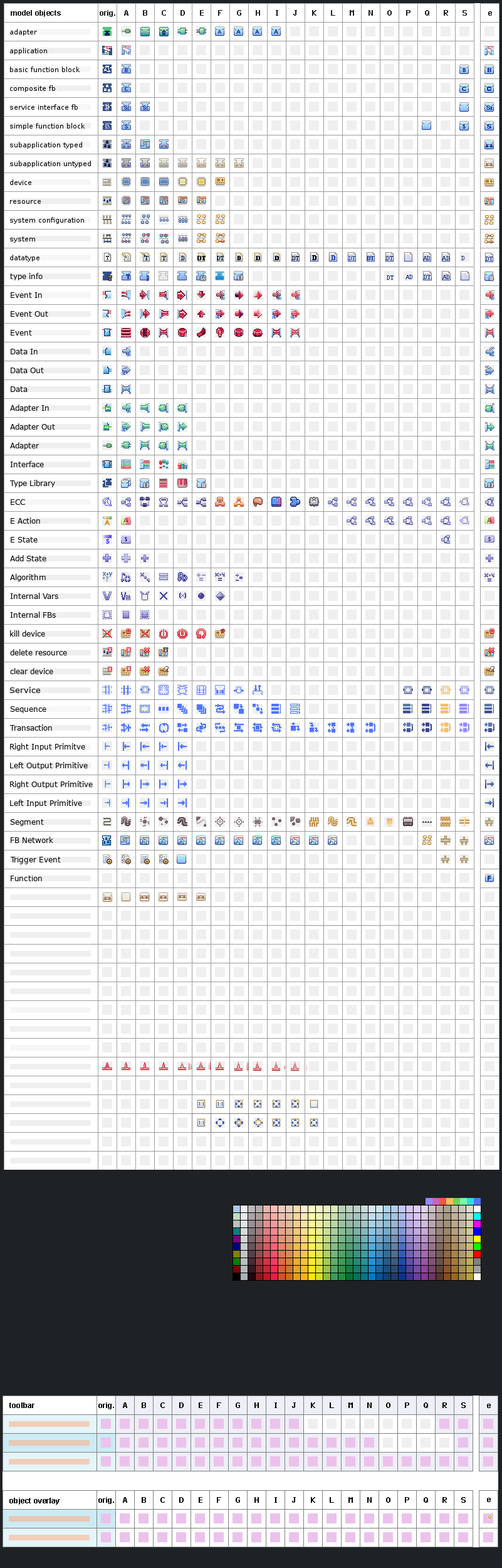
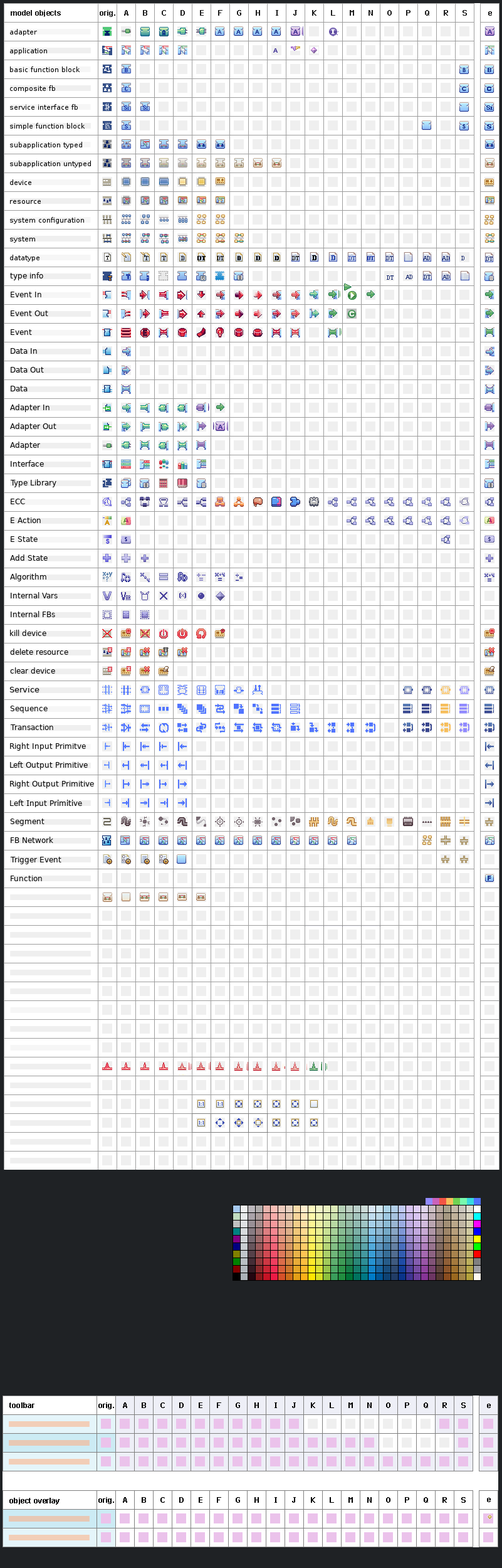
The second 502 x 1568 image is a revision of the first. Changes to its layers:
painted on "Trigger Event" over 14, 856, 62, 865
painted on "Segment" over 10, 818, 45, 827
painted on "Left Output Primitive" over 10, 761, 88, 770
painted on "Right Output Primitive" over 10, 780, 95, 789
painted on "Transaction" over 10, 724, 54, 731
painted on "Right Input Primitve" over 10, 742, 86, 751
painted on "Sequence" over 10, 705, 48, 714
painted on "Service" over 9, 686, 41, 694
painted on "delete resource" over 10, 648, 69, 656
painted on "clear device" over 10, 667, 56, 675
painted on "kill device" over 10, 629, 47, 637
painted on "Internal FBs" over 10, 610, 56, 618
painted on "Adapter" over 10, 441, 41, 450
painted on "Adapter Out" over 10, 422, 57, 431
painted on "Adapter In" over 10, 403, 50, 413
painted on "Data Out" over 10, 366, 44, 374
painted on "type info" over 10, 272, 44, 281
painted on "Event Out" over 10, 310, 49, 317
painted on "Internal Vars" over 10, 592, 59, 599
painted on "Algorithm" over 10, 573, 47, 582
painted on "Add State" over 10, 554, 48, 562
painted on "Interface" over 10, 460, 44, 468
painted on "Type Library" over 10, 479, 57, 488
painted on "Work" over 140, 26, 376, 1071
…and 24 more changes (2 added, 22 painted, 6 stack)
